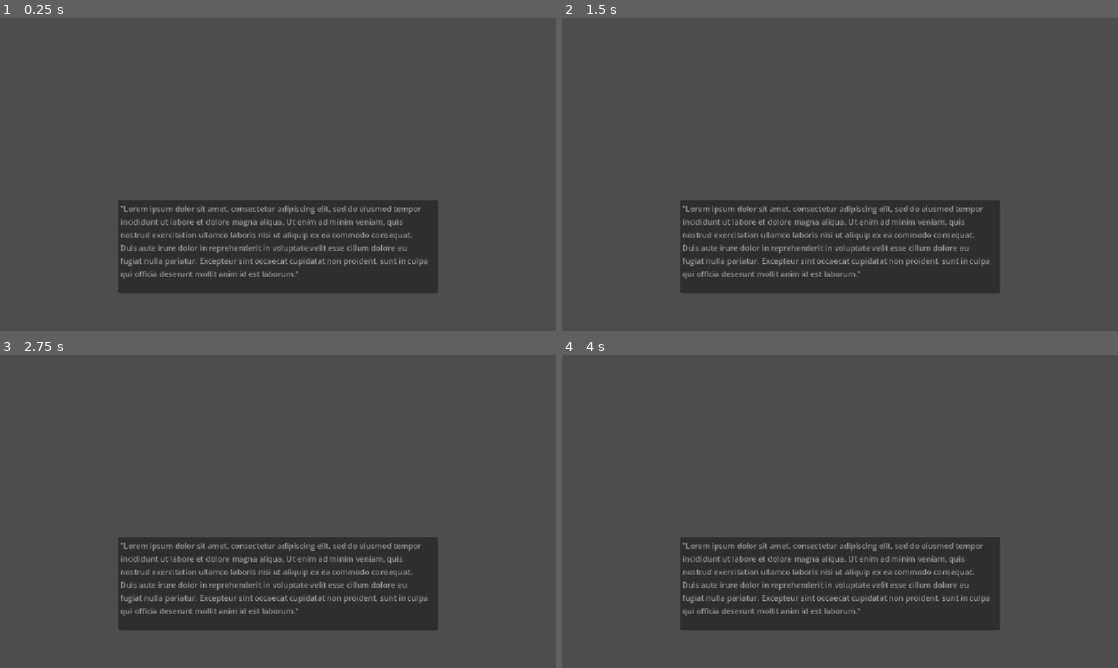
Above: before the commit, frames 1-4 (two rows, left to right).
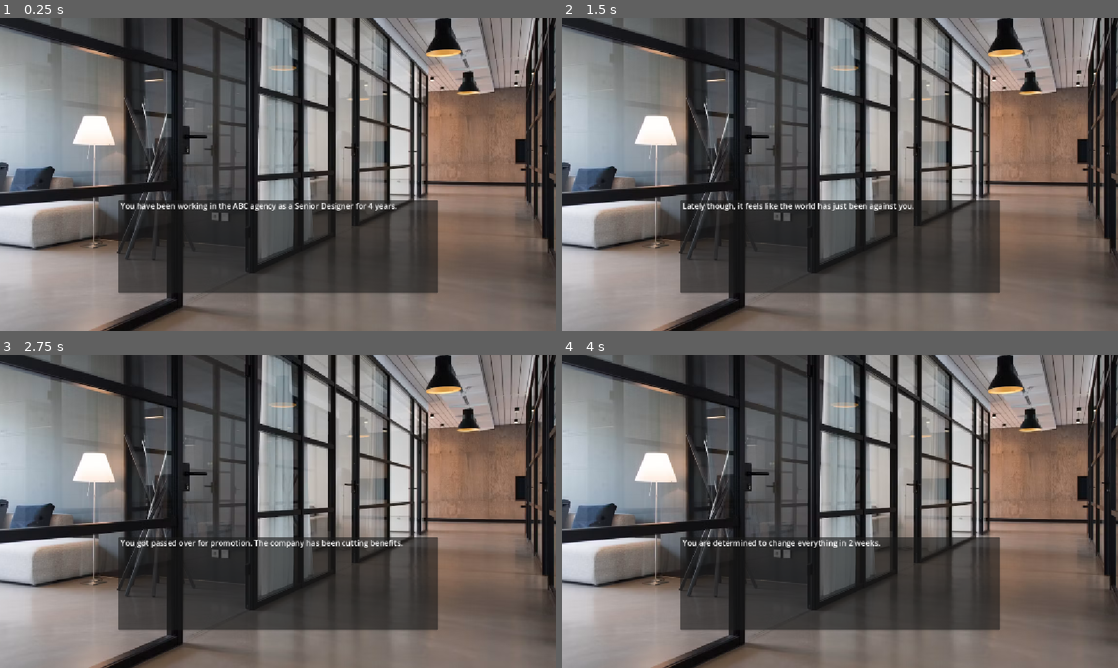
Above: after the commit, the same moments.

Repository: Amanatil/ProjectBurnout
Game: Godot game, scene res://Scenes/main_scene.tscn
Two runs of this game, one before a commit and one after it. Both use one fixed random seed, a clock stepped at 60 frames per second and the inputs below. Before the commit the project starts from res://Scripts/Canvas.tscn.
Inputs (mouse positions are in pixels of both pictures, inside the frame that each line leads up to):
- Up to frame 1 (0.25 s): no input
- Up to frame 2 (1.5 s): click (928, 174) at 0.5 s; click (928, 149) at 1.25 s
- Up to frame 3 (2.75 s): click (366, 458) at 2 s
- Up to frame 4 (4 s): click (928, 430) at 2.75 s; click (928, 511) at 3.5 s

The runs differ from the first frame. In frame 1, 77% of the frame differs, in the area x 0-100%, y 0-100%; in frame 2, 77%; in frame 3, 77%; in frame 4, 76%.

Commit message:
init project

Diff:
--- a/Burnout/Scripts/Canvas.tscn
+++ b/Burnout/Scenes/dialog_ui.tscn
@@ -1,8 +1,9 @@
 [gd_scene format=3 uid="uid://c87tao3rpwisu"]
 
-[ext_resource type="Script" uid="uid://c37rcbvy0uaj6" path="res://Scripts/canvas.gd" id="1_o7qyo"]
+[ext_resource type="Script" uid="uid://cpvwpj0at7jd6" path="res://Scripts/dialog_ui.gd" id="1_o7qyo"]
+[ext_resource type="Texture2D" uid="uid://blgvphx4l6mca" path="res://Images/Background/background.png" id="2_dy63b"]
 
-[node name="Control" type="Control" unique_id=1145437825]
+[node name="DialogUI" type="Control" unique_id=1145437825]
 layout_mode = 3
 anchors_preset = 15
 anchor_right = 1.0
@@ -11,13 +12,16 @@
 grow_vertical = 2
 script = ExtResource("1_o7qyo")
 
-[node name="backgroundImage" type="TextureRect" parent="." unique_id=184534808]
+[node name="BackgroundImage" type="TextureRect" parent="." unique_id=184534808]
 layout_mode = 1
 anchors_preset = 15
 anchor_right = 1.0
 anchor_bottom = 1.0
+grow_horizontal = 2
+grow_vertical = 2
+texture = ExtResource("2_dy63b")
 
-[node name="characterImage" type="TextureRect" parent="." unique_id=733208859]
+[node name="CharacterImage" type="TextureRect" parent="." unique_id=733208859]
 layout_mode = 1
 anchors_preset = -1
 anchor_right = 0.648
@@ -27,7 +31,7 @@
 grow_horizontal = 2
 grow_vertical = 2
 
-[node name="sceneText" type="TextEdit" parent="." unique_id=1409679648]
+[node name="SceneText" type="PanelContainer" parent="." unique_id=1397080516]
 layout_mode = 1
 anchors_preset = -1
 anchor_left = 0.21300001
@@ -38,8 +42,10 @@
 offset_top = -0.13601685
 offset_right = 0.22393799
 offset_bottom = -0.24005127
-placeholder_text = "\"Lorem ipsum dolor sit amet, consectetur adipiscing elit, sed do eiusmod tempor incididunt ut labore et dolore magna aliqua. Ut enim ad minim veniam, quis nostrud exercitation ullamco laboris nisi ut aliquip ex ea commodo consequat. Duis aute irure dolor in reprehenderit in voluptate velit esse cillum dolore eu fugiat nulla pariatur. Excepteur sint occaecat cupidatat non proident, sunt in culpa qui officia deserunt mollit anim id est laborum.\""
-wrap_mode = 1
+
+[node name="DialogLine" type="RichTextLabel" parent="SceneText" unique_id=750967219]
+layout_mode = 2
+text = "Initial Text"
 
 [node name="Control" type="Control" parent="." unique_id=1248721234]
 layout_mode = 1
--- /dev/null
+++ b/Burnout/Scenes/main_scene.tscn
@@ -0,0 +1,11 @@
+[gd_scene format=3 uid="uid://chl58ioipub8n"]
+
+[ext_resource type="Script" uid="uid://c37rcbvy0uaj6" path="res://Scripts/main_scene.gd" id="1_tr2i4"]
+[ext_resource type="PackedScene" uid="uid://c87tao3rpwisu" path="res://Scenes/dialog_ui.tscn" id="2_nhkr4"]
+
+[node name="MainScene" type="Node2D" unique_id=9657605]
+script = ExtResource("1_tr2i4")
+
+[node name="CanvasLayer" type="CanvasLayer" parent="." unique_id=1248667593]
+
+[node name="DialogUI" parent="CanvasLayer" unique_id=1145437825 instance=ExtResource("2_nhkr4")]
--- a/Burnout/Scripts/playerManager.tscn
+++ b/Burnout/Scenes/player_manager.tscn
@@ -1,6 +1,6 @@
 [gd_scene format=3 uid="uid://cokbebuv3v8qy"]
 
-[ext_resource type="Script" uid="uid://b5mj1q0xv2vrr" path="res://playerManager.gd" id="1_pitv3"]
+[ext_resource type="Script" uid="uid://b5mj1q0xv2vrr" path="res://Scripts/player_manager.gd" id="1_pitv3"]
 
 [node name="Node2D" type="Node2D" unique_id=1396387938]
 script = ExtResource("1_pitv3")
--- a/Burnout/Scripts/canvas.gd
+++ /dev/null
@@ -1,22 +0,0 @@
-extends Control
-
-class_name Canvas
-
-@onready var backgroundImage: TextureRect = $backgroundImage
-@onready var characterImage: TextureRect = $characterImage
-@onready var sceneText: TextEdit = $sceneText
-
-
-# Called when the node enters the scene tree for the first time.
-func _ready() -> void:
-	pass # Replace with function body.
-
-
-# Called every frame. 'delta' is the elapsed time since the previous frame.
-func _process(delta: float) -> void:
-	pass
-
-func populateCanvas(bgImage: Texture) -> void:
-	backgroundImage.texture = bgImage
-
-	pass
--- /dev/null
+++ b/Burnout/Scripts/dialog_ui.gd
@@ -0,0 +1,12 @@
+extends Control
+
+@onready var dialog_line = $SceneText/DialogLine
+
+# Called when the node enters the scene tree for the first time.
+func _ready() -> void:
+	pass # Replace with function body.
+
+
+# Called every frame. 'delta' is the elapsed time since the previous frame.
+func _process(delta: float) -> void:
+	pass
--- /dev/null
+++ b/Burnout/Scripts/main_scene.gd
@@ -0,0 +1,41 @@
+extends Node2D
+
+@onready var dialog_ui = $CanvasLayer/DialogUI
+
+var dialog_index : int = 0
+
+const dialog_lines: Array[String] = [
+		"You: You have been working in the ABC agency as a Senior Designer for 4 years.",
+		"You: Sometimes, things are great, and sometimes, they are bad.",
+		"You: Lately though, it feels like the world has just been against you.",
+		"You: You got passed over for promotion. The company has been cutting benefits.",
+		"You: Simply put, things have just been... crappy.",
+		"You: You are determined to change everything in 2 weeks.",
+		"You: That, or ... maybe it's time to called it quit.",
+		"You: In this company, and maybe this life.",
+		"You: These 2 weeks starts tomorrow."
+	]
+
+# Called when the node enters the scene tree for the first time.
+func _ready() -> void:
+	dialog_index = 0
+	process_current_line()
+
+func _input(event: InputEvent) -> void:
+	if event.is_action_pressed("next_line"):
+		if dialog_index < len(dialog_lines) - 1:
+			dialog_index += 1
+			process_current_line()
+
+func parse_line(line: String):
+	var line_info = line.split(":")
+	assert(len(line_info) >= 2)
+	return {
+		"speaker_name": line_info[0],
+		"dialog_line": line_info[1]
+	}
+
+func process_current_line():
+	var line = dialog_lines[dialog_index]
+	var line_info = parse_line(line)
+	dialog_ui.dialog_line.text = line_info['dialog_line']
--- /dev/null
+++ b/Burnout/Scripts/player_manager.gd
@@ -0,0 +1,27 @@
+extends Node2D
+
+# Player Stats
+
+@export var starting_energy = 10.0
+@export var starting_sanity = 10.0
+@export var starting_money = 10.0
+
+var current_energy = 10.0
+var current_sanity = 10.0
+var current_money = 0.0
+
+# Called when the node enters the scene tree for the first time.
+func _ready() -> void:
+	current_energy = starting_energy
+	current_sanity = starting_sanity
+	current_money = starting_money
+
+
+# Called every frame. 'delta' is the elapsed time since the previous frame.
+func _process(delta: float) -> void:
+	pass
+
+func affect_stats(sanity: float, energy: float, money: float) -> void:
+	current_energy += sanity
+	current_sanity += energy
+	current_money += money
--- a/Burnout/playerManager.gd
+++ /dev/null
@@ -1,27 +0,0 @@
-extends Node2D
-
-# Player Stats
-
-@export var startingEnergy = 10.0
-@export var startingSanity = 10.0
-@export var startingMoney = 10.0
-
-var currentEnergy = 10.0
-var currentSanity = 10.0
-var currentMoney = 0.0
-
-# Called when the node enters the scene tree for the first time.
-func _ready() -> void:
-	currentEnergy = startingEnergy
-	currentSanity = startingSanity
-	currentMoney = startingSanity
-
-
-# Called every frame. 'delta' is the elapsed time since the previous frame.
-func _process(delta: float) -> void:
-	pass
-
-func affectStats(sanity: float, energy: float, money: float) -> void:
-	currentSanity += sanity
-	currentEnergy += energy
-	currentMoney += money
--- a/Burnout/project.godot
+++ b/Burnout/project.godot
@@ -11,7 +11,7 @@
 [application]
 
 config/name="New Game Project"
-run/main_scene="uid://c87tao3rpwisu"
+run/main_scene="uid://chl58ioipub8n"
 config/features=PackedStringArray("4.7", "GL Compatibility")
 config/icon="res://icon.svg"
 
@@ -24,6 +24,16 @@
 window/stretch/mode="canvas_items"
 window/stretch/aspect="expand"
 
+[input]
+
+next_line={
+"deadzone": 0.2,
+"events": [Object(InputEventKey,"resource_local_to_scene":false,"resource_name":"","device":-1,"window_id":0,"alt_pressed":false,"shift_pressed":false,"ctrl_pressed":false,"meta_pressed":false,"pressed":false,"keycode":0,"physical_keycode":32,"key_label":0,"unicode":32,"location":0,"echo":false,"script":null)
+, Object(InputEventMouseButton,"resource_local_to_scene":false,"resource_name":"","device":-1,"window_id":0,"alt_pressed":false,"shift_pressed":false,"ctrl_pressed":false,"meta_pressed":false,"button_mask":1,"position":Vector2(1347, 14),"global_position":Vector2(1366, 110),"factor":1.0,"button_index":1,"canceled":false,"pressed":true,"double_click":false,"script":null)
+, Object(InputEventKey,"resource_local_to_scene":false,"resource_name":"","device":-1,"window_id":0,"alt_pressed":false,"shift_pressed":false,"ctrl_pressed":false,"meta_pressed":false,"pressed":false,"keycode":0,"physical_keycode":4194321,"key_label":0,"unicode":0,"location":0,"echo":false,"script":null)
+]
+}
+
 [physics]
 
 3d/physics_engine="Jolt Physics"
Binary file added: Burnout/Images/Background/background.png
Not shown, added: Burnout/Images/Background/background.png.import
Not shown, added: Burnout/Scripts/dialog_ui.gd.uid
Renamed: Burnout/Scripts/canvas.gd.uid -> Burnout/Scripts/main_scene.gd.uid
Renamed: Burnout/playerManager.gd.uid -> Burnout/Scripts/player_manager.gd.uid
